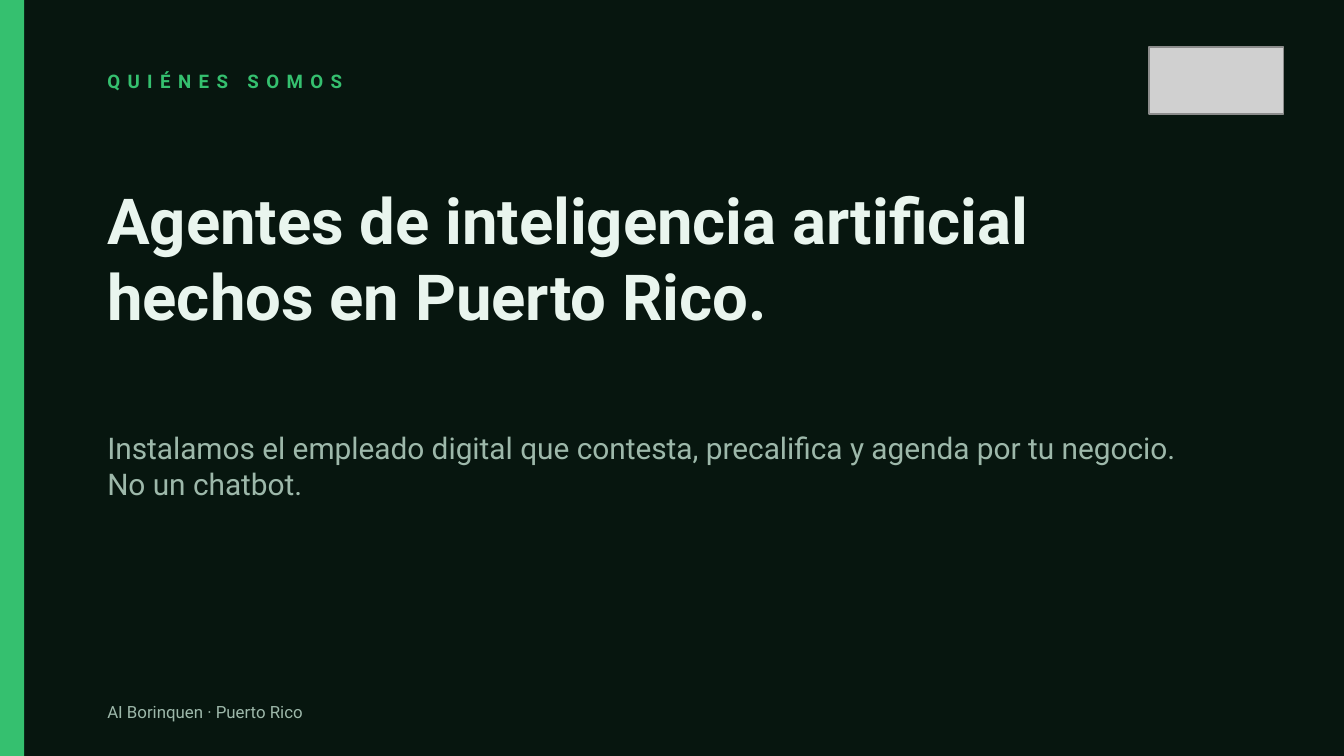
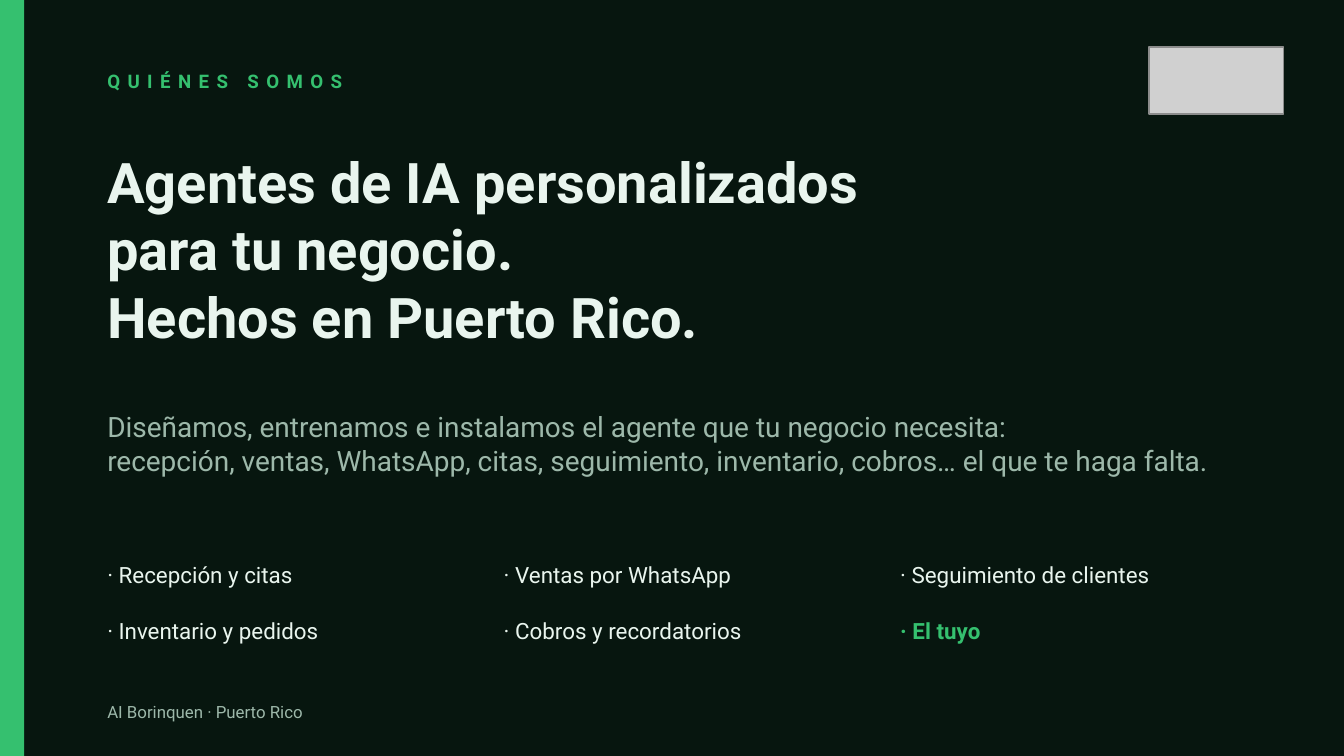
Before and after one commit to elvinayala/content-os, a slide deck: slide 1 of demos/ai-borinquen-deck/ai-borinquen.pptx. Drawn at 1344x756 pixels with LibreOffice and Linux fonts; fonts in the diff are those of the drawing; grey boxes stand for pictures. Boxes give left, top, right and bottom in pixels: in the first picture for what was removed or moved away, otherwise in the second. Text is boxed around its words. In the diff, an @@ line names an element or a change of style, - is before the commit and + after.

Commit message:
Deck AIB: ángulo de agentes personalizados (no solo leads sin responder)

```diff
--- a/demos/ai-borinquen-deck/ai-borinquen.pptx
+++ b/demos/ai-borinquen-deck/ai-borinquen.pptx
@@ text at bbox=[107, 161, 858, 339]: text changed; size 34 to 30 pt @@
-Agentes de inteligencia artificial
-hechos en Puerto Rico.
+Agentes de IA personalizados
+para tu negocio.
+Hechos en Puerto Rico.
@@ text at bbox=[107, 416, 1207, 477]: text changed; size 16 to 15 pt @@
-Instalamos el empleado digital que contesta, precalifica y agenda por tu negocio.
-No un chatbot.
+Diseñamos, entrenamos e instalamos el agente que tu negocio necesita:
+recepción, ventas, WhatsApp, citas, seguimiento, inventario, cobros… el que te haga falta.
@@ text added at bbox=[119, 566, 292, 588], 12 pt, text #E9F5EE @@
+· Recepción y citas
@@ text added at bbox=[515, 566, 731, 588], 12 pt, text #E9F5EE @@
+· Ventas por WhatsApp
@@ text added at bbox=[912, 566, 1149, 588], 12 pt, text #E9F5EE @@
+· Seguimiento de clientes
@@ text added at bbox=[119, 622, 318, 644], 12 pt, text #E9F5EE @@
+· Inventario y pedidos
@@ text added at bbox=[515, 622, 741, 644], 12 pt, text #E9F5EE @@
+· Cobros y recordatorios
@@ text added at bbox=[912, 622, 981, 644], 12 pt, text #35C06F, bold @@
+· El tuyo
```
Also in this commit, not shown: 1 other slide changed, 2 other files.
